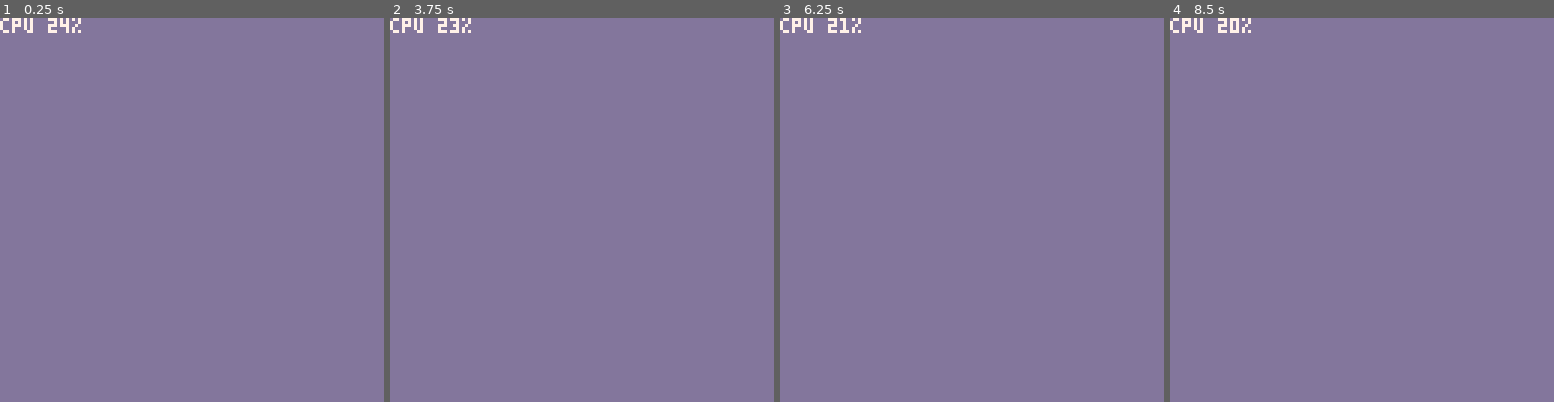
Above: before the commit, frames 1-4 (left to right).
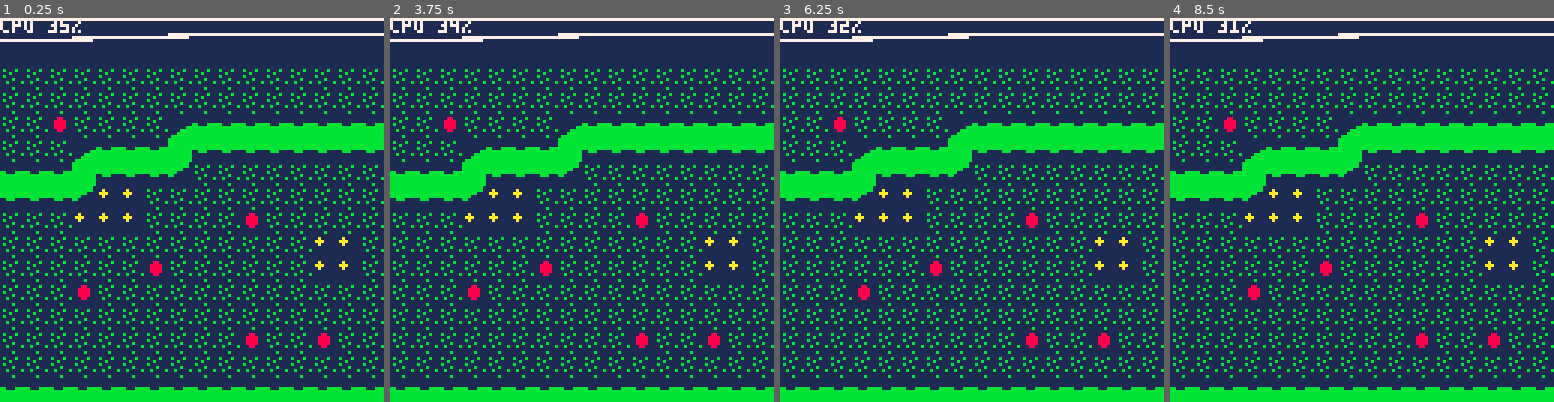
Above: after the commit, the same moments.

Repository: Cuttleshock/PICO-8-recipes
Game: PICO-8 cartridge light.p8
Two runs of this game, one before a commit and one after it. Both use one fixed random seed, a clock stepped at 60 frames per second and the inputs below.
Inputs:
- Up to frame 1 (0.25 s): no input
- Up to frame 2 (3.75 s): tap X (X key) at 0.33, 1.07, 1.85, 2.97 s; tap O (Z key) at 0.7, 1.7, 2.1, 2.5, 2.9, 3.3, 3.7 s; hold Right 1.6-2.1 s; hold Up 2.15-2.42 s; hold Right 2.47-3.03 s; hold Left 3.08-3.58 s; hold Down from 3.63 s (still down)
- Up to frame 3 (6.25 s): release Down at 3.97 s; hold Right 4.02-4.68 s; tap X (X key) at 4.08, 5.2 s; tap O (Z key) every 0.4 s from 4.1 to 6.1 s; hold Up 4.73-5.03 s; hold Left 5.08-5.68 s; hold Down 5.73-6.03 s; hold Right from 6.08 s (still down)
- Up to frame 4 (8.5 s): tap X (X key) at 6.32, 7.43 s; tap O (Z key) every 0.4 s from 6.5 to 8.1 s; release Right at 6.58 s; hold Right 6.63-7.13 s; hold Up 7.18-7.45 s; hold Right 7.5-8.07 s; hold Left from 8.12 s (still down)

The runs differ from the first frame. In frame 1, 100% of the frame differs, in the area x 0-100%, y 0-100%; in frame 2, 100%; in frame 3, 100%; in frame 4, 100%.

Commit message:
Create some assets and a map, drawing that instead of cls()

Diff:
--- a/light.p8
+++ b/light.p8
@@ -83,7 +83,7 @@
 end
 
 function _draw()
-	cls(13)
+	map()
 
 	-- simplest fill for a single circle:
 	-- draw_plain_stripes(t1, shadow_col)
@@ -108,9 +108,28 @@
 end
 
 __gfx__
-00000000000000000000000000000000000000000000000000000000000000000000000000000000000000000000000000000000000000000000000000000000
-00000000000000000000000000000000000000000000000000000000000000000000000000000000000000000000000000000000000000000000000000000000
-00700700000000000000000000000000000000000000000000000000000000000000000000000000000000000000000000000000000000000000000000000000
-00077000000000000000000000000000000000000000000000000000000000000000000000000000000000000000000000000000000000000000000000000000
-00077000000000000000000000000000000000000000000000000000000000000000000000000000000000000000000000000000000000000000000000000000
-00700700000000000000000000000000000000000000000000000000000000000000000000000000000000000000000000000000000000000000000000000000
+0000000011111111111111111111111111111111bbbbbbbbbbbbbbb1bbbbbbbbbbbbbbbb11111111bbbbbbbb0000000000000000000000000000000000000000
+0000000011a111111b111b111118811111111111bbbbbbbbbbbbbbb1bbbbbbbbbbbbbbbb11111111bbbbbbbb0000000000000000000000000000000000000000
+007007001aaa1111111b11111188881111111111bbbbbbbbbbbbb111bbbbbbbb1bbbbbbb11111111bbbbbbbb0000000000000000000000000000000000000000
+0007700011a111111b11111111888811bb111bbbbbbbbbbbbbb11111bbbbbbbb1111bbbb11111111bbbbbbbb0000000000000000000000000000000000000000
+00077000111111111111b11111888811bbbbbbbb11bbb111bb111111bbbbbbbb11111111111111bbbbbbbbbb0000000000000000000000000000000000000000
+007007001111111111b1111b11188111bbbbbbbb111111111111111111bbbbbb111111111111bbbbbbbbbbbb0000000000000000000000000000000000000000
+00000000111111111111111111111111bbbbbbbb11111111111111111111bbbb11111111111bbbbbbbbbbbbb0000000000000000000000000000000000000000
+00000000111111111111b11111111111bbbbbbbb1111111111111111111111bb111111111bbbbbbbbbbbbbbb0000000000000000000000000000000000000000
+__map__
+0505050505050505050505050505050500000000000000000000000000000000000000000000000000000000000000000000000000000000000000000000000000000000000000000000000000000000000000000000000000000000000000000000000000000000000000000000000000000000000000000000000000000000
+0202020202020202020202020202020200000000000000000000000000000000000000000000000000000000000000000000000000000000000000000000000000000000000000000000000000000000000000000000000000000000000000000000000000000000000000000000000000000000000000000000000000000000
+0202020202020202020202020202020200000000000000000000000000000000000000000000000000000000000000000000000000000000000000000000000000000000000000000000000000000000000000000000000000000000000000000000000000000000000000000000000000000000000000000000000000000000
+0202020202020202020202020202020200000000000000000000000000000000000000000000000000000000000000000000000000000000000000000000000000000000000000000000000000000000000000000000000000000000000000000000000000000000000000000000000000000000000000000000000000000000
+0202030202020209040404040404040400000000000000000000000000000000000000000000000000000000000000000000000000000000000000000000000000000000000000000000000000000000000000000000000000000000000000000000000000000000000000000000000000000000000000000000000000000000
+020202090404040a050505050505050500000000000000000000000000000000000000000000000000000000000000000000000000000000000000000000000000000000000000000000000000000000000000000000000000000000000000000000000000000000000000000000000000000000000000000000000000000000
+0404040a05050506020202020202020200000000000000000000000000000000000000000000000000000000000000000000000000000000000000000000000000000000000000000000000000000000000000000000000000000000000000000000000000000000000000000000000000000000000000000000000000000000
+0505050601010202020202020202020200000000000000000000000000000000000000000000000000000000000000000000000000000000000000000000000000000000000000000000000000000000000000000000000000000000000000000000000000000000000000000000000000000000000000000000000000000000
+0202020101010202020203020202020200000000000000000000000000000000000000000000000000000000000000000000000000000000000000000000000000000000000000000000000000000000000000000000000000000000000000000000000000000000000000000000000000000000000000000000000000000000
+0202020202020202020202020201010200000000000000000000000000000000000000000000000000000000000000000000000000000000000000000000000000000000000000000000000000000000000000000000000000000000000000000000000000000000000000000000000000000000000000000000000000000000
+0202020202020302020202020201010200000000000000000000000000000000000000000000000000000000000000000000000000000000000000000000000000000000000000000000000000000000000000000000000000000000000000000000000000000000000000000000000000000000000000000000000000000000
+0202020302020202020202020202020200000000000000000000000000000000000000000000000000000000000000000000000000000000000000000000000000000000000000000000000000000000000000000000000000000000000000000000000000000000000000000000000000000000000000000000000000000000
+0202020202020202020202020202020200000000000000000000000000000000000000000000000000000000000000000000000000000000000000000000000000000000000000000000000000000000000000000000000000000000000000000000000000000000000000000000000000000000000000000000000000000000
+0202020202020202020203020203020200000000000000000000000000000000000000000000000000000000000000000000000000000000000000000000000000000000000000000000000000000000000000000000000000000000000000000000000000000000000000000000000000000000000000000000000000000000
+0202020202020202020202020202020200000000000000000000000000000000000000000000000000000000000000000000000000000000000000000000000000000000000000000000000000000000000000000000000000000000000000000000000000000000000000000000000000000000000000000000000000000000
+0404040404040404040404040404040400000000000000000000000000000000000000000000000000000000000000000000000000000000000000000000000000000000000000000000000000000000000000000000000000000000000000000000000000000000000000000000000000000000000000000000000000000000
